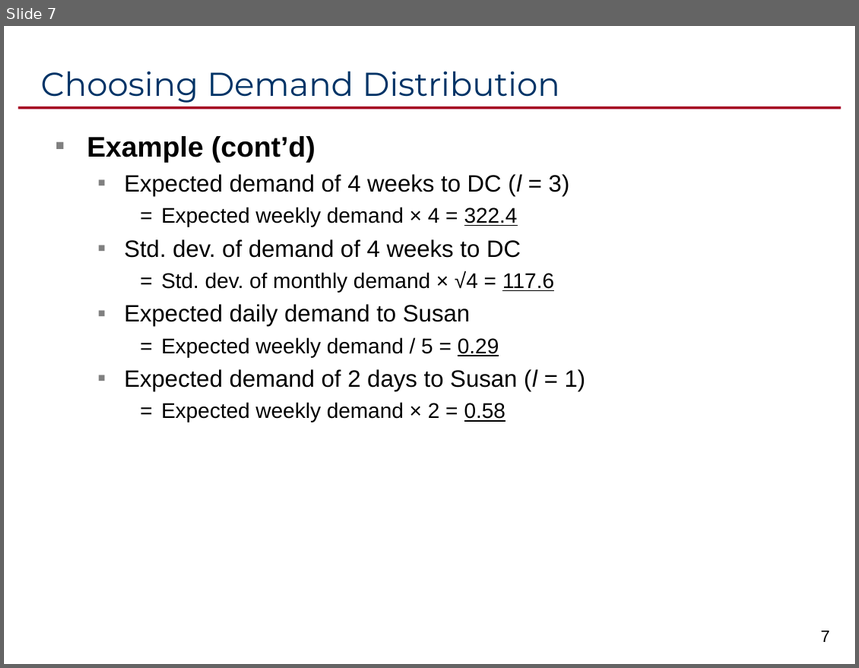
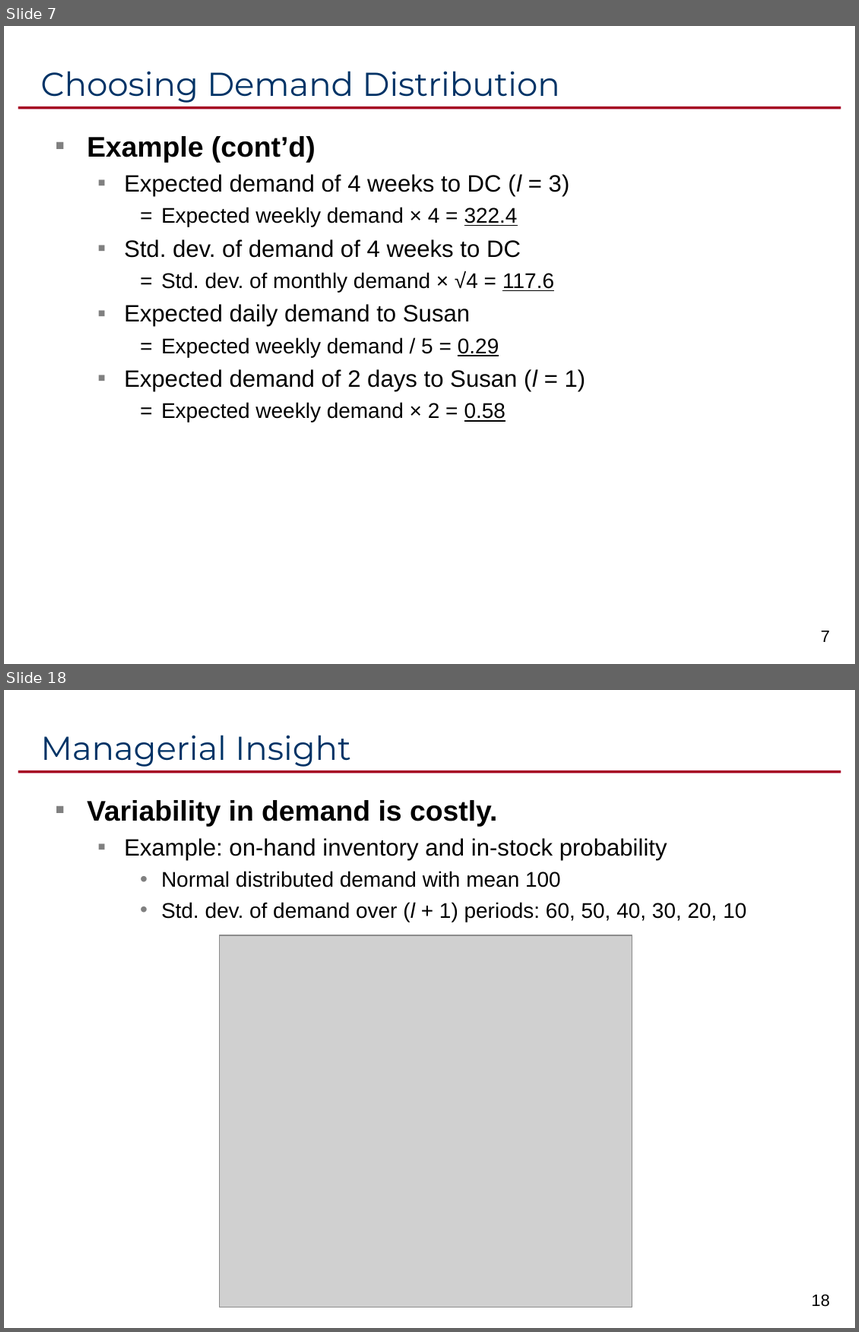
Before and after one commit to ikelab/courses, a slide deck: pm2016/c14.ppt. Shown one above the other, each under a label of ours: slide 7 before the commit, slides 7 and 18 after it; the slides between them are not shown. The pictures are 859x668 and 859x1332 pixels, drawn with LibreOffice and Linux fonts; fonts in the diff are those of the drawing; grey boxes stand for pictures. Boxes give left, top, right and bottom in pixels: in the first picture for what was removed or moved away, otherwise in the second. Text is boxed around its words. In the diff, an @@ line names an element or a change of style, - is before the commit and + after.

```diff
--- a/pm2016/c14.ppt
+++ b/pm2016/c14.ppt
@@ slide 18 added at <box>4,690,855,1328</box>, background #FFFFFF; not listed: 1 template element that a slide beside it also shows @@
@@ title added at <box>40,735,351,767</box>, 28 pt, text #003366 @@
+Managerial Insight
@@ text added at <box>87,800,747,922</box>, 18 pt, text #000000 @@
+▪ Variability in demand is costly.
+  ▪ Example: on-hand inventory and in-stock probability
+    • Normal distributed demand with mean 100
+    • Std. dev. of demand over (l + 1) periods: 60, 50, 40, 30, 20, 10
@@ picture added at <box>219,935,633,1307</box> @@
@@ page number added at <box>812,1294,830,1307</box>, 14 pt, text #000000 @@
+18
```
Also in this commit, not shown: 5 slides changed, 9 other slides added.
